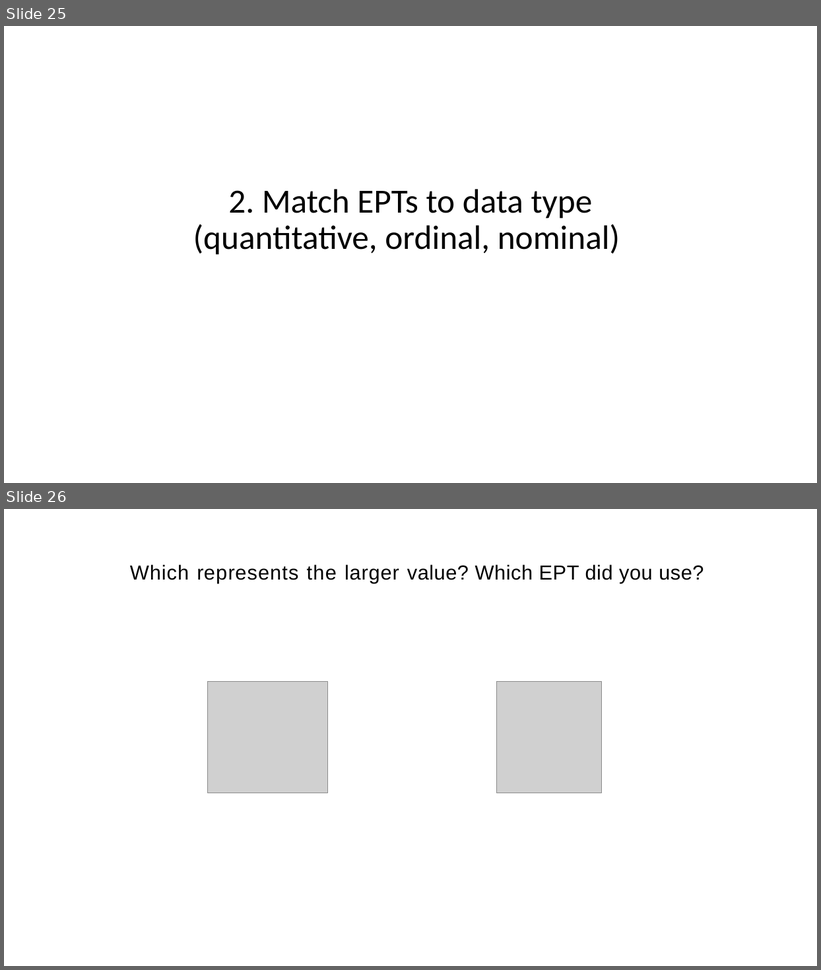
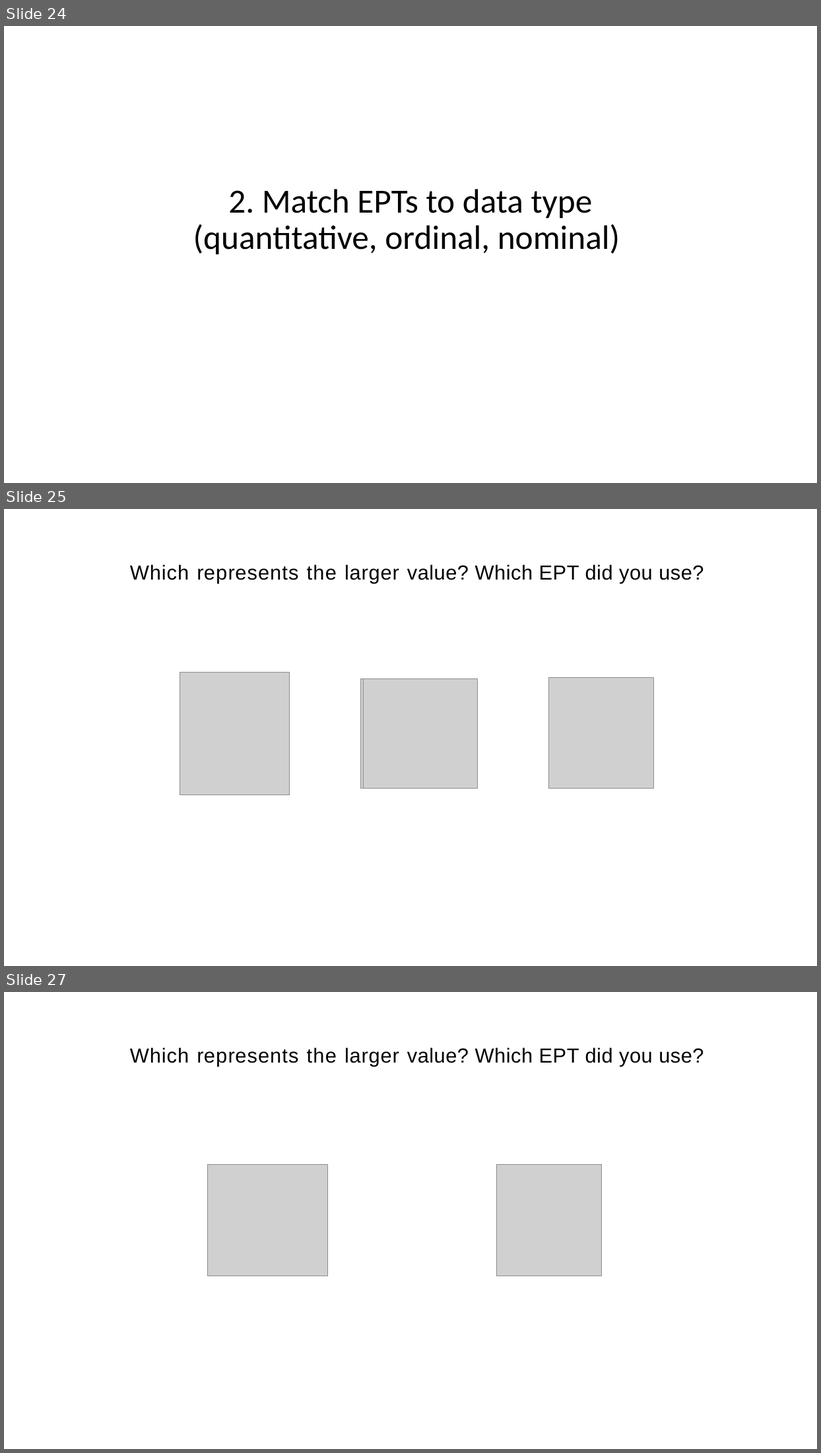
Before and after one commit to WSU-DataScience/WiCS_workshop, a slide deck: Visualization Notes/1 - Principles of data visualization.pptx. Shown one above the other, each under a label of ours: slides 25 and 26 before the commit, slides 24, 25 and 27 after it; the slides between them are not shown. The pictures are 821x970 and 821x1453 pixels, drawn with LibreOffice and Linux fonts; fonts in the diff are those of the drawing; grey boxes stand for pictures. Boxes give left, top, right and bottom in pixels: in the first picture for what was removed or moved away, otherwise in the second. Text is boxed around its words. In the diff, an @@ line names an element or a change of style, - is before the commit and + after.

```diff
--- a/Visualization Notes/1 - Principles of data visualization.pptx
+++ b/Visualization Notes/1 - Principles of data visualization.pptx
@@ slide 25 added at (x1=4, y1=509, x2=817, y2=966), background #FFFFFF @@
@@ text added at (x1=130, y1=564, x2=704, y2=584), 24 pt, text #000000 @@
+Which represents the larger value? Which EPT did you use?
@@ picture added at (x1=180, y1=673, x2=290, y2=795) @@
@@ picture added at (x1=361, y1=679, x2=475, y2=789) @@
@@ picture added at (x1=363, y1=679, x2=478, y2=789) @@
@@ picture added at (x1=549, y1=677, x2=654, y2=788) @@
@@ what was slide 25 is now slide 24 @@
@@ what was slide 26 is now slide 27 @@
```
Also in this commit, not shown: 2 slides changed, 1 other slide added, 1 slide removed, 1 other file.
